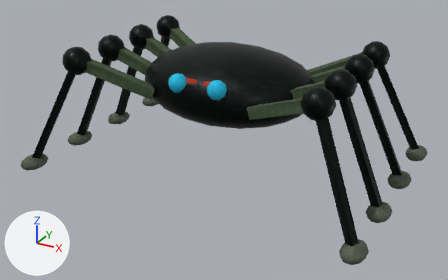
The glTF model public/models/spider.glb as it was, and as the next commit left it.
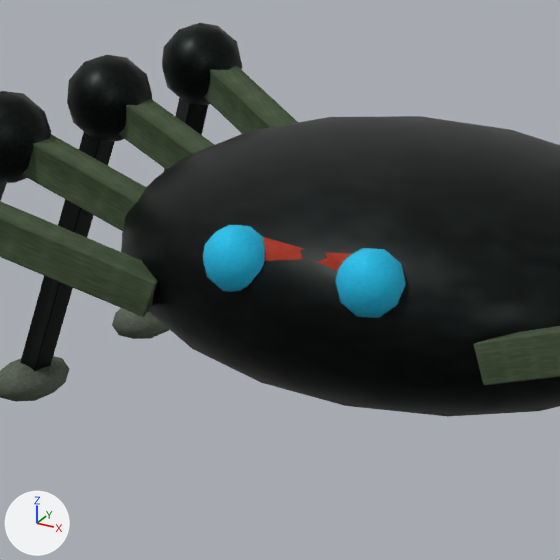
Each version appears first whole from a camera (50 mm lens) standing at (4.78, -8.84, 4.86) and looking at (0.05, -0.24, 0.56), and next in a close-up on the part from 24% to 61% of the width and 3% to 61% of the height. The axes (+X, +Y, +Z) are drawn at lower left. The lights are the same throughout. The first two pictures are the older version. Where no turn or scale is listed for an object, it has been applied to the vertices.

Objects in the first close-up: 'Armored spider', 'Leg knee.001', 'Leg knee.002', 'Leg knee.003', 'Leg lower.002', 'Leg upper', 'Leg upper.001', 'Leg upper.002', 'Leg upper.003', 'Leg upper.004', 'Spider sensor', 'Spider sensor.001' and 5 more.
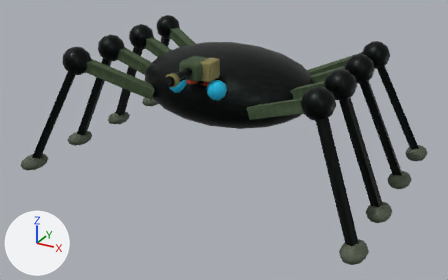
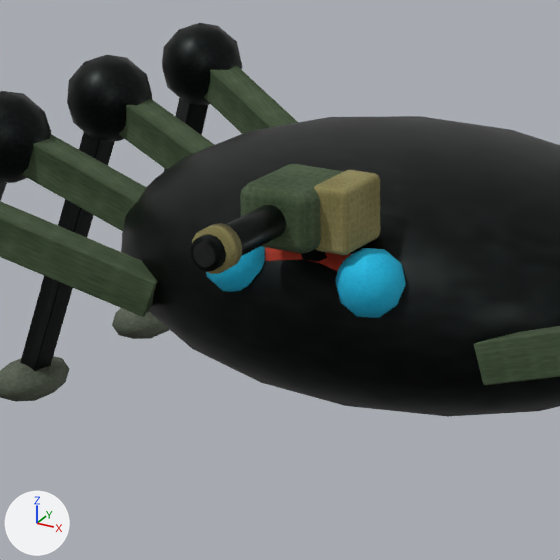
Changed parts and their boxes (x1, y1, x2, y2) in the close-ups (560 x 560 px):
```json
{"object": "Auxiliary gun cradle.001", "change": "added", "after": [240, 164, 344, 253], "on screen": "green"}
{"object": "Auxiliary ammo feed.001", "change": "added", "after": [314, 170, 380, 255], "on screen": "brown"}
{"object": "Light gun.001", "change": "added", "after": [190, 205, 286, 272]}
{"object": "Barrel cooling collar.002", "change": "added", "after": [192, 223, 242, 274], "on screen": "brown"}
{"object": "Recessed bore.001", "change": "added", "after": [193, 242, 216, 267]}
```

Edits to the scene script, one JSON object a line:
```json
{"op": "add", "block": "img_bore_carbon_surface", "code": ["img_bore_carbon_surface = load_image('Bore carbon surface', '_unpacked/Bore_carbon_surface', 128, 128, 'sRGB')"]}
{"op": "add", "block": "img_sand_canvas_surface", "code": ["img_sand_canvas_surface = load_image('Sand canvas surface', '_unpacked/Sand_canvas_surface', 128, 128, 'sRGB')"]}
{"op": "add", "block": "mat_bore_carbon", "code": ["mat_bore_carbon = principled_material('Bore carbon')", "mat_bore_carbon.texture = img_bore_carbon_surface", "mat_bore_carbon.roughness = 0.87"]}
{"op": "add", "block": "mat_sand_canvas", "code": ["mat_sand_canvas = principled_material('Sand canvas')", "mat_sand_canvas.texture = img_sand_canvas_surface", "mat_sand_canvas.roughness = 0.87"]}
{"op": "add", "block": "me_cylinder_095", "code": ["me_cylinder_095 = bpy.data.meshes.new('Cylinder.095')", "me_cylinder_095.from_pydata(...)  # a 16-sided cylinder along y spanning x -0.0525..0.0525, y -0.006..0.006, z -0.0525..0.0525", "me_cylinder_095.materials.append(mat_bore_carbon)  # picture img_bore_carbon_surface"]}
{"op": "add", "block": "me_cylinder_092", "code": ["me_cylinder_092 = bpy.data.meshes.new('Cylinder.092')", "me_cylinder_092.from_pydata(...)  # a 16-sided cylinder along y spanning x -0.075..0.075, y -0.36..0.36, z -0.075..0.075", "me_cylinder_092.materials.append(mat_gunmetal)  # picture img_gunmetal_surface"]}
{"op": "add", "block": "me_cylinder_093", "code": ["me_cylinder_093 = bpy.data.meshes.new('Cylinder.093')", "me_cylinder_093.from_pydata(...)  # a 16-sided cylinder along y spanning x -0.098..0.098, y -0.045..0.045, z -0.098..0.098", "me_cylinder_093.materials.append(mat_sand_canvas)  # picture img_sand_canvas_surface"]}
{"op": "add", "block": "me_cube_559", "code": ["me_cube_559 = bpy.data.meshes.new('Cube.559')", "me_cube_559.from_pydata(...)  # 96 vertices, 188 faces; spans x -0.18..0.18, y -0.225..0.225, z -0.14..0.14", "me_cube_559.materials.append(mat_olive_canvas)  # picture img_olive_canvas_surface"]}
{"op": "add", "block": "me_cube_560", "code": ["me_cube_560 = bpy.data.meshes.new('Cube.560')", "me_cube_560.from_pydata(...)  # 96 vertices, 188 faces; spans x -0.09..0.09, y -0.16..0.16, z -0.15..0.15", "me_cube_560.materials.append(mat_sand_canvas)  # picture img_sand_canvas_surface"]}
{"op": "add", "block": "ob_recessed_bore_001", "code": ["ob_recessed_bore_001 = bpy.data.objects.new('Recessed bore.001', me_cylinder_095)", "ob_recessed_bore_001.location = (0.0, -1.795, 2.05)"]}
{"op": "add", "block": "ob_light_gun_001", "code": ["ob_light_gun_001 = bpy.data.objects.new('Light gun.001', me_cylinder_092)", "ob_light_gun_001.location = (0.0, -1.43, 2.05)"]}
{"op": "add", "block": "ob_barrel_cooling_collar_002", "code": ["ob_barrel_cooling_collar_002 = bpy.data.objects.new('Barrel cooling collar.002', me_cylinder_093)", "ob_barrel_cooling_collar_002.location = (0.0, -1.704, 2.05)"]}
{"op": "add", "block": "ob_auxiliary_gun_cradle_001", "code": ["ob_auxiliary_gun_cradle_001 = bpy.data.objects.new('Auxiliary gun cradle.001', me_cube_559)", "ob_auxiliary_gun_cradle_001.location = (0.0, -1.05, 2.05)"]}
{"op": "add", "block": "ob_auxiliary_ammo_feed_001", "code": ["ob_auxiliary_ammo_feed_001 = bpy.data.objects.new('Auxiliary ammo feed.001', me_cube_560)", "ob_auxiliary_ammo_feed_001.location = (0.22, -1.0, 2.05)"]}
```
